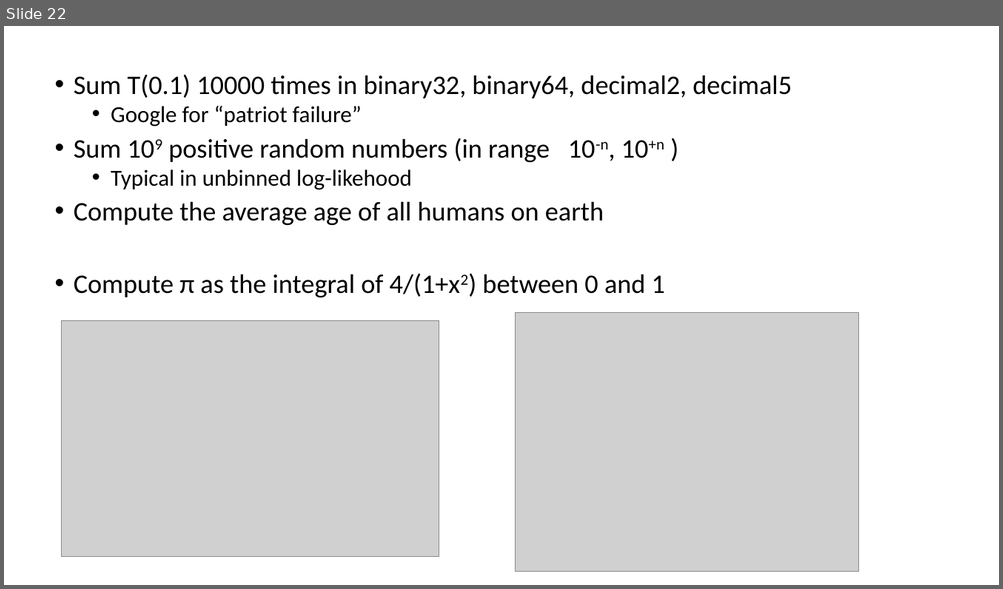
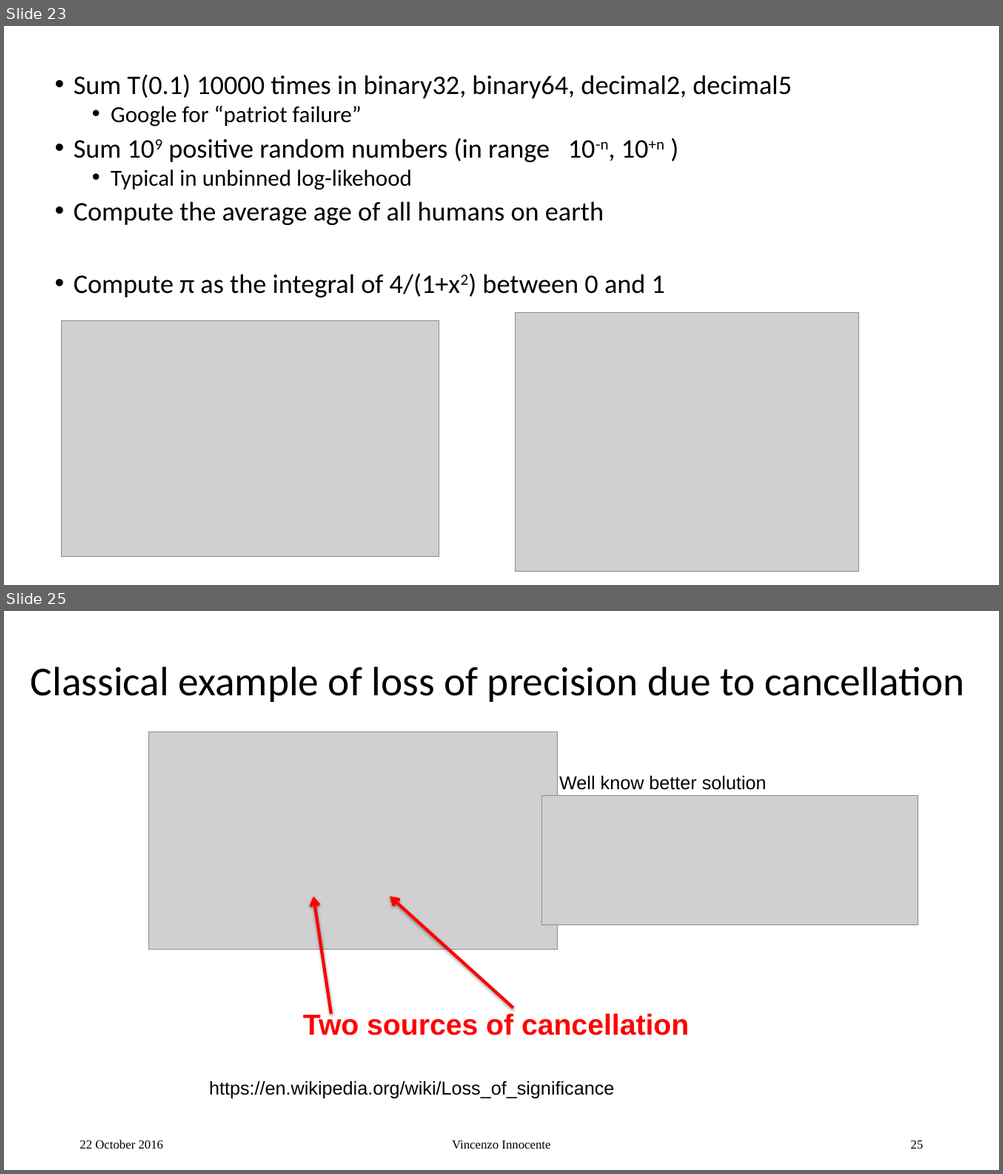
Before and after one commit to VinInn/FPCourse, a slide deck: Slides/FPforScientist.pptx. Shown one above the other, each under a label of ours: slide 22 before the commit, slides 23 and 25 after it; the slides between them are not shown. The pictures are 1003x589 and 1003x1174 pixels, drawn with LibreOffice and Linux fonts; fonts in the diff are those of the drawing; grey boxes stand for pictures. Boxes give left, top, right and bottom in pixels: in the first picture for what was removed or moved away, otherwise in the second. Text is boxed around its words. In the diff, an @@ line names an element or a change of style, - is before the commit and + after.

Commit message:
example of dilemma

```diff
--- a/Slides/FPforScientist.pptx
+++ b/Slides/FPforScientist.pptx
@@ slide 25 added at (4, 611, 999, 1170), background #FFFFFF @@
@@ title added at (31, 667, 965, 702), 39.6 pt, text #000000 @@
+Classical example of loss of precision due to cancellation
@@ picture added at (149, 732, 557, 949) @@
@@ text added at (559, 775, 766, 790), 18 pt, text #000000 @@
+Well know better solution
@@ picture added at (541, 796, 917, 925) @@
@@ arrow added from (331, 1014) to (313, 897), #FF0000 3 pt @@
@@ arrow added from (513, 1008) to (390, 897), #FF0000 3 pt @@
@@ text added at (303, 1012, 688, 1036), 28 pt, text #FF0000, bold @@
+Two sources of cancellation
@@ text added at (209, 1081, 614, 1099), 18 pt, text #000000 @@
+https://en.wikipedia.org/wiki/Loss_of_significance
@@ text added at (79, 1140, 164, 1149), 12 pt, text #000000 @@
+22 October 2016
@@ text added at (452, 1141, 550, 1149), 12 pt, text #000000 @@
+Vincenzo Innocente
@@ page number added at (910, 1141, 923, 1149), 12 pt, text #000000 @@
+25
@@ what was slide 22 is now slide 23 @@
```
Also in this commit, not shown: 2 slides changed, 1 other slide added, 1 other file.
